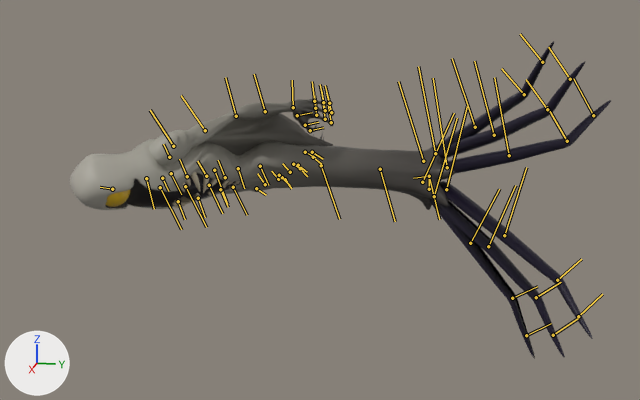
Renders of the FBX model The Demon King/Assets/Art/PlayerCharacter/Animations/RayDemon/A_RayDemon_WalkSE.fbx from each side of a commit.
Before and after are seen from a 50 mm camera at (4.99, 0.2, 1.13) aimed at (0.67, -0.67, 0.05). The axes (+X, +Y, +Z) are drawn at lower left. The lights are the same throughout. Both versions are drawn at frame 29 of the action 'Take 001'; the numbers are the values there. The bones that bend it are drawn over the model as lines.

The first picture shows 'Ray_Arms', 'Ray_Body', 'Ray_Cape', 'Ray_Eye', 'Ray_Legs', 'Ray_Teeth'.
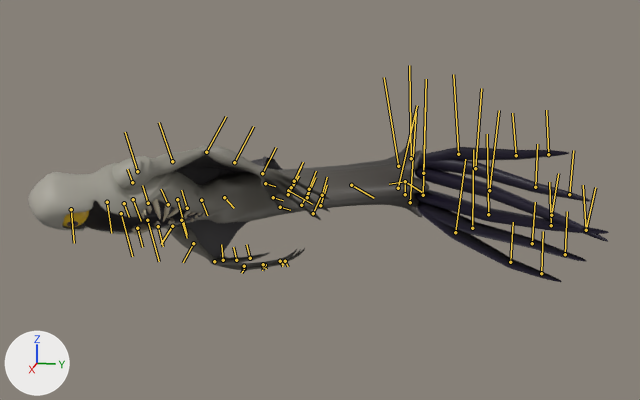
Boxes (x1, y1, x2, y2) around the edits, measured in the pictures (640 x 400 px):
'Ray_Body', posed (25% taller)
    before: (70, 139, 456, 210)
    after: (28, 145, 430, 234)
'Ray_Legs', posed (13% wider, 57% shorter)
    before: (430, 41, 611, 359)
    after: (404, 147, 609, 282)
'Ray_Arms', posed
    before: (149, 99, 334, 194)
    after: (112, 145, 330, 271)
'Ray_Cape', posed
    before: (206, 113, 333, 155)
    after: (175, 155, 282, 258)
'Ray_Teeth', posed
    before: (172, 172, 243, 208)
    after: (131, 199, 205, 235)
'Ray_Eye', posed
    before: (106, 190, 130, 207)
    after: (62, 211, 89, 227)
bone 'RayBind_Root_NUB', root to tip
    before: (429, 189) to (429, 176)
    after: (405, 194) to (405, 181)
bone 'RayBind_spine1_JNT', root to tip
    before: (429, 176) to (439, 219)
    after: (405, 181) to (422, 192)
bone 'RayBind_spine4_JNT', root to tip
    before: (260, 166) to (268, 185)
    after: (224, 197) to (234, 208)
bone 'RayBind_spine5_JNT', root to tip
    before: (238, 168) to (244, 188)
    after: (201, 200) to (207, 215)
bone 'RayBind_spine6_JNT', root to tip
    before: (214, 170) to (227, 204)
    after: (177, 199) to (187, 235)
bone 'RayBind_eyeball_JNT', root to tip
    before: (112, 189) to (100, 187)
    after: (71, 209) to (74, 243)
bone 'RayBind_shoulder_R_JNT', root to tip
    before: (160, 187) to (181, 229)
    after: (121, 213) to (132, 256)
bone 'RayBind_elbow_R_JNT', root to tip
    before: (209, 185) to (222, 213)
    after: (172, 226) to (161, 244)
bone 'RayBind_shoulder_L_JNT', root to tip
    before: (173, 146) to (150, 110)
    after: (137, 171) to (125, 132)
bone 'RayBind_elbow_L_JNT', root to tip
    before: (236, 116) to (225, 77)
    after: (206, 152) to (226, 116)
bone 'RayBind_tendrilFront1_R_JNT', root to tip
    before: (446, 189) to (467, 106)
    after: (423, 195) to (425, 102)
bone 'RayBind_tendrilFront2_R_JNT', root to tip
    before: (504, 235) to (526, 167)
    after: (488, 214) to (487, 134)
bone 'RayBind_tendrilFront3_R_JNT', root to tip
    before: (557, 280) to (581, 259)
    after: (551, 225) to (549, 182)
bone 'RayBind_tendrilMid1_R_JNT', root to tip
    before: (434, 196) to (457, 118)
    after: (410, 202) to (416, 112)
bone 'RayBind_tendrilMid2_R_JNT', root to tip
    before: (488, 246) to (515, 185)
    after: (472, 228) to (473, 149)
bone 'RayBind_tendrilMid3_R_JNT', root to tip
    before: (536, 297) to (561, 282)
    after: (532, 243) to (535, 202)
bone 'RayBind_tendrilBack1_R_JNT', root to tip
    before: (422, 182) to (454, 113)
    after: (398, 188) to (417, 105)
bone 'RayBind_tendrilBack2_R_JNT', root to tip
    before: (470, 243) to (499, 189)
    after: (455, 232) to (465, 159)
bone 'RayBind_tendrilBack3_R_JNT', root to tip
    before: (512, 298) to (537, 286)
    after: (510, 262) to (513, 222)
bone 'RayBind_tendrilFront1_L_JNT', root to tip
    before: (447, 167) to (433, 78)
    after: (423, 173) to (426, 79)
bone 'RayBind_tendrilFront2_L_JNT', root to tip
    before: (509, 155) to (494, 77)
    after: (489, 190) to (499, 110)
bone 'RayBind_tendrilFront3_L_JNT', root to tip
    before: (567, 141) to (547, 106)
    after: (551, 215) to (558, 173)
bone 'RayBind_tendrilMid1_L_JNT', root to tip
    before: (435, 153) to (418, 66)
    after: (411, 158) to (409, 65)
bone 'RayBind_tendrilMid2_L_JNT', root to tip
    before: (494, 135) to (474, 61)
    after: (475, 168) to (481, 88)
bone 'RayBind_tendrilMid3_L_JNT', root to tip
    before: (547, 109) to (526, 79)
    after: (535, 187) to (537, 144)
bone 'RayBind_tendrilBack1_L_JNT', root to tip
    before: (423, 161) to (398, 81)
    after: (398, 166) to (384, 77)
bone 'RayBind_tendrilBack2_L_JNT', root to tip
    before: (475, 127) to (452, 58)
    after: (458, 154) to (453, 74)
bone 'RayBind_tendrilBack3_L_JNT', root to tip
    before: (524, 94) to (501, 68)
    after: (516, 155) to (512, 113)

The edits, one by one:
Bone 'RayBind_Root_NUB' (bone_raybind_root_nub) moves from (9.6, 0.0, 15.5) to (26.4, 0.0, 27.3).
Bone 'RayBind_Root_NUB' (bone_raybind_root_nub) turns from (0, 43, 0) to (0, 45, 0) degrees about its own x, y and z.
Bone 'RayBind_spine1_JNT' (bone_raybind_spine1_jnt) turns from (47, 14, 79) to (92, 22, 91) degrees about its own x, y and z.
Bone 'RayBind_spine4_JNT' (bone_raybind_spine4_jnt) turns from (0, 0, 8) to (-14, -3, 8) degrees about its own x, y and z.
Bone 'RayBind_spine5_JNT' (bone_raybind_spine5_jnt) turns from (0, 0, 0) to (-14, -3, 0) degrees about its own x, y and z.
Bone 'RayBind_spine6_JNT' (bone_raybind_spine6_jnt) turns from (0, 0, 0) to (-14, -2, 0) degrees about its own x, y and z.
Bone 'RayBind_eyeball_JNT' (bone_raybind_eyeball_jnt) turns from (-131, -2, 7) to (-5, 1, 0) degrees about its own x, y and z.
Bone 'RayBind_shoulder_R_JNT' (bone_raybind_shoulder_r_jnt) turns from (1, 18, -7) to (3, 15, 2) degrees about its own x, y and z.
Bone 'RayBind_elbow_R_JNT' (bone_raybind_elbow_r_jnt) turns from (-11, 9, -1) to (-7, 4, 27) degrees about its own x, y and z.
Bone 'RayBind_shoulder_L_JNT' (bone_raybind_shoulder_l_jnt) turns from (1, 18, -7) to (3, 15, 2) degrees about its own x, y and z.
Bone 'RayBind_elbow_L_JNT' (bone_raybind_elbow_l_jnt) turns from (-11, 9, -1) to (-7, 4, 27) degrees about its own x, y and z.
Bone 'RayBind_tendrilFront1_R_JNT' (bone_raybind_tendrilfront1_r_jnt) turns from (90, 17, 120) to (90, 0, 120) degrees about its own x, y and z.
Bone 'RayBind_tendrilFront2_R_JNT' (bone_raybind_tendrilfront2_r_jnt) turns from (0, 0, -2) to (0, 0, 5) degrees about its own x, y and z.
Bone 'RayBind_tendrilFront3_R_JNT' (bone_raybind_tendrilfront3_r_jnt) turns from (0, 0, -25) to (0, 0, 2) degrees about its own x, y and z.
Bone 'RayBind_tendrilMid1_R_JNT' (bone_raybind_tendrilmid1_r_jnt) turns from (-90, 160, 0) to (-90, 176, 0) degrees about its own x, y and z.
Bone 'RayBind_tendrilMid2_R_JNT' (bone_raybind_tendrilmid2_r_jnt) turns from (0, 0, -5) to (0, 0, 6) degrees about its own x, y and z.
Bone 'RayBind_tendrilMid3_R_JNT' (bone_raybind_tendrilmid3_r_jnt) turns from (0, 0, -25) to (0, 0, -3) degrees about its own x, y and z.
Bone 'RayBind_tendrilBack1_R_JNT' (bone_raybind_tendrilback1_r_jnt) turns from (90, 31, -120) to (90, 17, -120) degrees about its own x, y and z.
Bone 'RayBind_tendrilBack2_R_JNT' (bone_raybind_tendrilback2_r_jnt) turns from (0, 0, -1) to (0, 0, 9) degrees about its own x, y and z.
Bone 'RayBind_tendrilBack3_R_JNT' (bone_raybind_tendrilback3_r_jnt) turns from (0, 0, -25) to (0, 0, 8) degrees about its own x, y and z.
Bone 'RayBind_tendrilFront1_L_JNT' (bone_raybind_tendrilfront1_l_jnt) turns from (-90, -17, -60) to (-90, 0, -60) degrees about its own x, y and z.
Bone 'RayBind_tendrilFront2_L_JNT' (bone_raybind_tendrilfront2_l_jnt) turns from (0, 0, -2) to (0, 0, 5) degrees about its own x, y and z.
Bone 'RayBind_tendrilFront3_L_JNT' (bone_raybind_tendrilfront3_l_jnt) turns from (0, 0, -25) to (0, 0, 2) degrees about its own x, y and z.
Bone 'RayBind_tendrilMid1_L_JNT' (bone_raybind_tendrilmid1_l_jnt) turns from (-90, -20, 0) to (-90, -4, 0) degrees about its own x, y and z.
Bone 'RayBind_tendrilMid2_L_JNT' (bone_raybind_tendrilmid2_l_jnt) turns from (0, 0, -5) to (0, 0, 6) degrees about its own x, y and z.
Bone 'RayBind_tendrilMid3_L_JNT' (bone_raybind_tendrilmid3_l_jnt) turns from (0, 0, -25) to (0, 0, -3) degrees about its own x, y and z.
Bone 'RayBind_tendrilBack1_L_JNT' (bone_raybind_tendrilback1_l_jnt) turns from (-90, -31, 60) to (-90, -17, 60) degrees about its own x, y and z.
Bone 'RayBind_tendrilBack2_L_JNT' (bone_raybind_tendrilback2_l_jnt) turns from (0, 0, -1) to (0, 0, 9) degrees about its own x, y and z.
Bone 'RayBind_tendrilBack3_L_JNT' (bone_raybind_tendrilback3_l_jnt) turns from (0, 0, -25) to (0, 0, -3) degrees about its own x, y and z.
